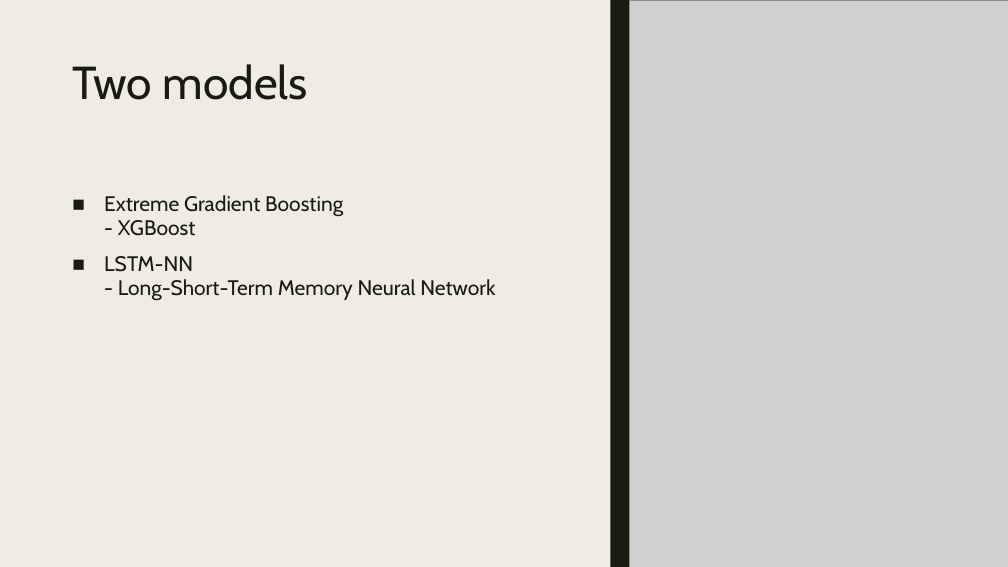
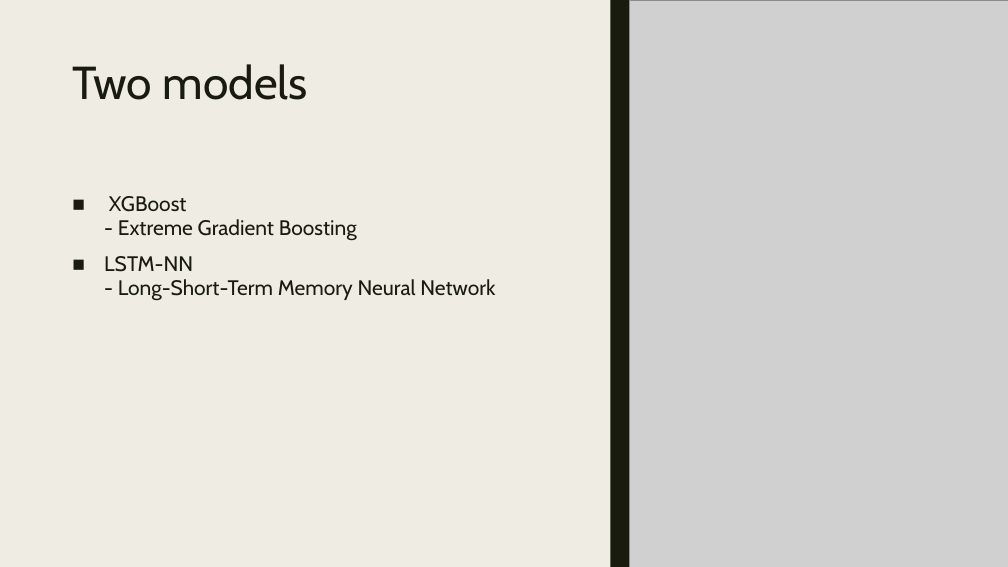
Before and after one commit to mathh17/Speciale, a slide deck: slide 8 of Exploring climate data’s relevance to predict energy consumption.pptx. Drawn at 1008x567 pixels with LibreOffice and Linux fonts; fonts in the diff are those of the drawing; grey boxes stand for pictures. Boxes give left, top, right and bottom in pixels: in the first picture for what was removed or moved away, otherwise in the second. Text is boxed around its words. In the diff, an @@ line names an element or a change of style, - is before the commit and + after.

```diff
--- a/Exploring climate data’s relevance to predict energy consumption.pptx
+++ b/Exploring climate data’s relevance to predict energy consumption.pptx
@@ text at [109,196,357,241]: text changed @@
-■ Extreme Gradient Boosting
-  - XGBoost
+■ XGBoost
+  - Extreme Gradient Boosting
```
Also in this commit, not shown: 6 other slides changed, 1 slide removed, 2 other files.
